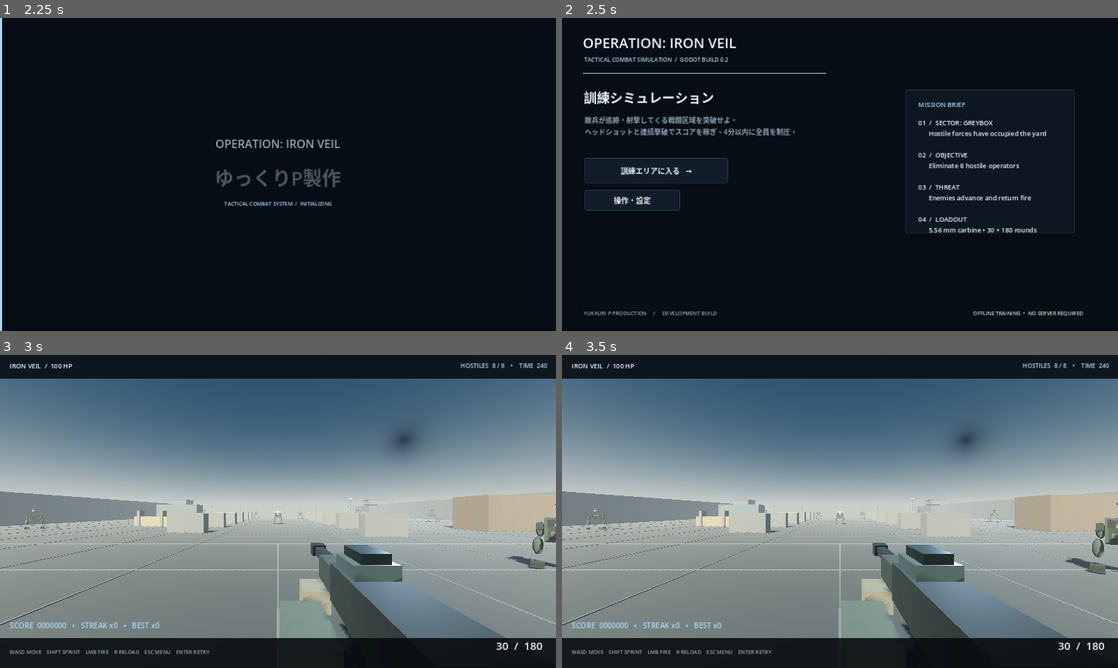
Above: before the commit, frames 1-4 (two rows, left to right).
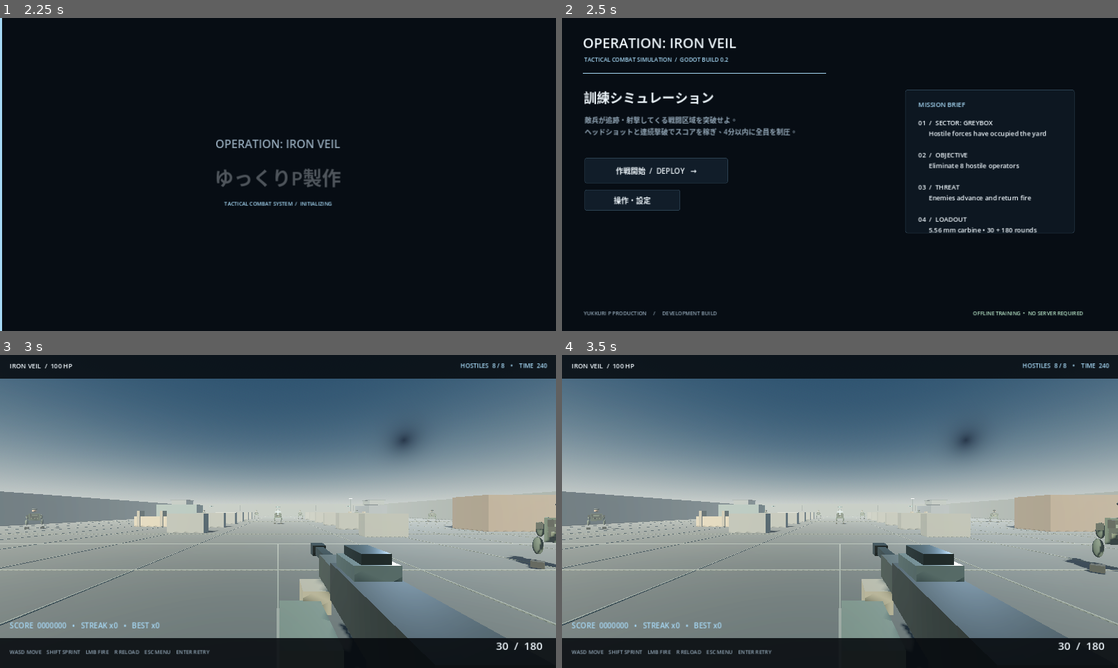
Above: after the commit, the same moments.

Repository: YukkuriP/Yukkuri-FPS2
Game: Godot game, scene res://scenes/main.tscn
Two runs of this game, one before a commit and one after it. Both use one fixed random seed, a clock stepped at 60 frames per second and the inputs below.
Inputs (mouse positions are in pixels of both pictures, inside the frame that each line leads up to):
- Up to frame 1 (2.25 s): tap Enter at 0.5, 1.35 s; move the mouse to (400, 158) at 0.52 s; hold D (move_right) 0.53-1.28 s; tap R at 0.6 s; click (400, 158) at 0.67 s; tap Space at 1.25 s; move the mouse to (166, 190) at 1.27 s; hold S (move_back) 1.28-2.03 s; move the mouse to (333, 105) at 2.02 s; hold D (move_right) from 2.03 s (still down); hold Shift from 2.03 s (still down)
- Up to frame 2 (2.5 s): keep holding D (move_right); keep holding Shift
- Up to frame 3 (3 s): release D (move_right) at 2.75 s; release Shift at 2.75 s; click "訓練エリアに入る →" (after the commit: "作戦開始 / DEPLOY →") at 2.75 s
- Up to frame 4 (3.5 s): no input

Frame 1 is identical in both runs. In frame 2, 0.2% of the frame differs, in the area x 9-25%, y 47-51%; in frame 3, less than 0.1%; in frame 4, less than 0.1%.

Commit message:
Add tactical lighting and polish the deployment flow

Diff:
--- a/scripts/main.gd
+++ b/scripts/main.gd
@@ -151,7 +151,7 @@
 	description.add_theme_font_size_override("font_size", 16)
 	description.add_theme_color_override("font_color", MUTED)
 	root_ui.add_child(description)
-	var start_button := _make_button("訓練エリアに入る   →", Vector2(52, 322), Vector2(330, 58))
+	var start_button := _make_button("作戦開始  /  DEPLOY   →", Vector2(52, 322), Vector2(330, 58))
 	start_button.pressed.connect(_start_training)
 	root_ui.add_child(start_button)
 	var settings_button := _make_button("操作・設定", Vector2(52, 395), Vector2(220, 48))
@@ -446,6 +446,13 @@
 	world.add_child(_make_box(pos + Vector3(0, 2.5, 0), Vector3(0.12, 5.0, 0.12), Color("#29353a")))
 	var head := _make_box(pos + Vector3(0, 5.05, 0), Vector3(0.75, 0.18, 0.42), Color("#c4d4d0"), 0.35)
 	world.add_child(head)
+	var lamp_light := OmniLight3D.new()
+	lamp_light.position = pos + Vector3(0, 4.85, 0)
+	lamp_light.light_color = Color("#b8dcff")
+	lamp_light.light_energy = 1.1
+	lamp_light.omni_range = 9.0
+	lamp_light.shadow_enabled = false
+	world.add_child(lamp_light)
 
 func _add_objective_marker(pos: Vector3, label_text: String) -> void:
 	var marker := Node3D.new()
@@ -459,6 +466,12 @@
 	ring.position.y = 0.08
 	ring.material_override = _make_material(Color("#72d8c3"), 0.35, 0.15, Color("#3ab99d"))
 	marker.add_child(ring)
+	var beacon_light := OmniLight3D.new()
+	beacon_light.position.y = 1.2
+	beacon_light.light_color = Color("#45e3bf")
+	beacon_light.light_energy = 0.8
+	beacon_light.omni_range = 4.5
+	marker.add_child(beacon_light)
 	var beam := MeshInstance3D.new()
 	var beam_mesh := CylinderMesh.new()
 	beam_mesh.top_radius = 0.025
